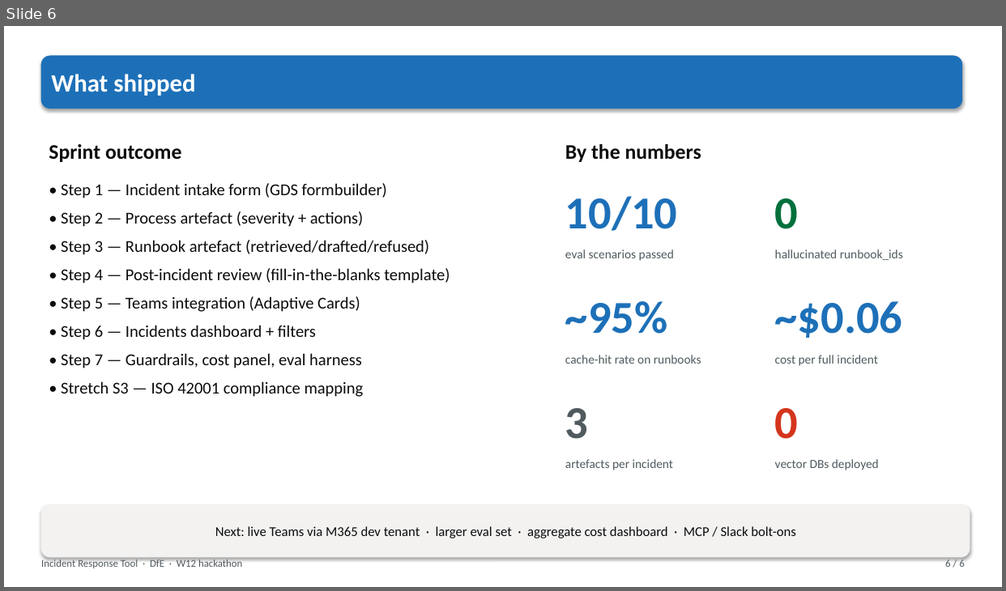
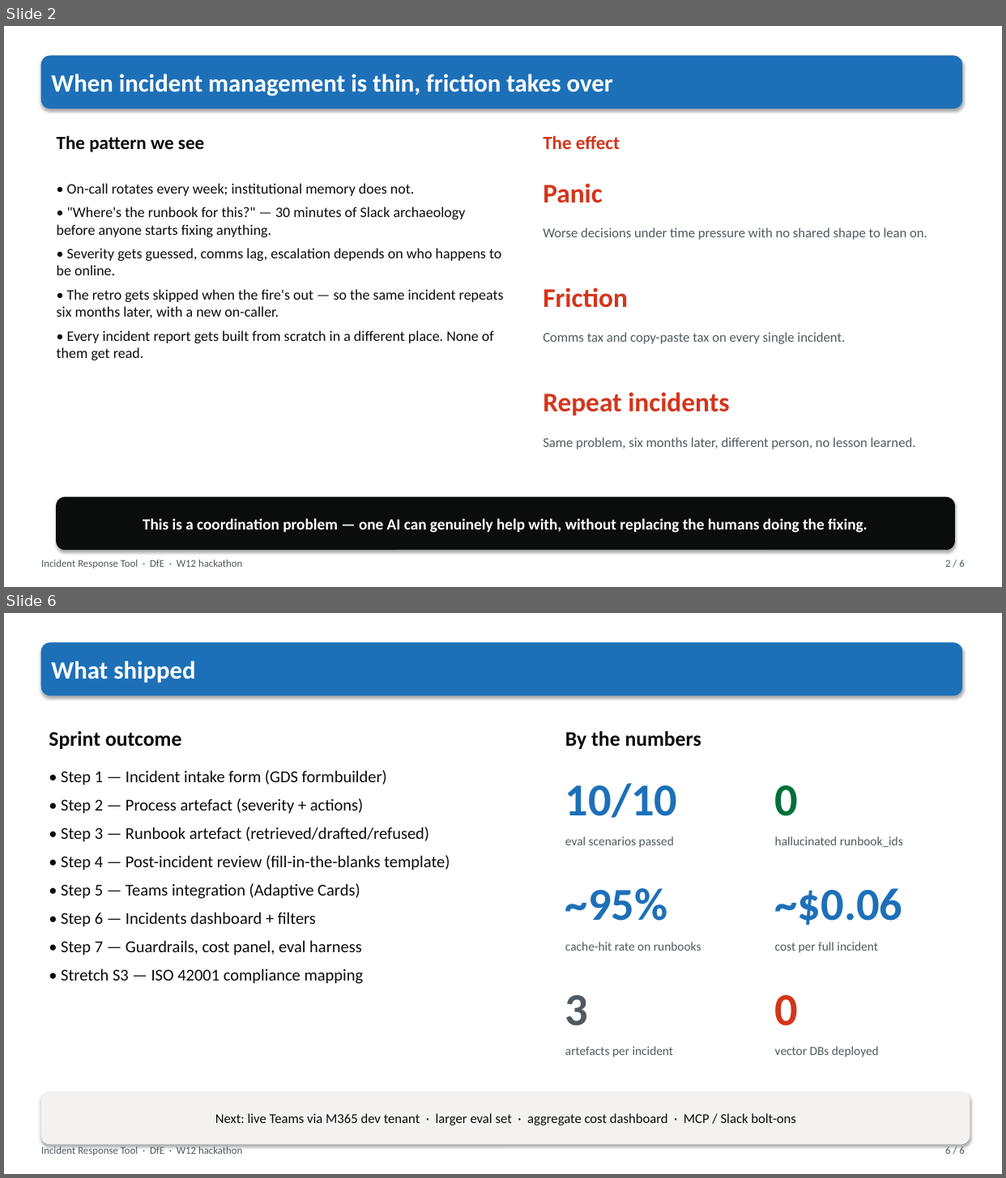
Before and after one commit to DFE-Digital/incident-response-tool, a slide deck: docs/incident-response-tool.pptx. Shown one above the other, each under a label of ours: slide 6 before the commit, slides 2 and 6 after it; the slides between them are not shown. The pictures are 1006x591 and 1006x1178 pixels, drawn with LibreOffice and Linux fonts; fonts in the diff are those of the drawing. Boxes give left, top, right and bottom in pixels: in the first picture for what was removed or moved away, otherwise in the second. Text is boxed around its words. In the diff, an @@ line names an element or a change of style, - is before the commit and + after.

```diff
--- a/docs/incident-response-tool.pptx
+++ b/docs/incident-response-tool.pptx
@@ slide 2 added at box(4, 26, 1002, 587), background #FFFFFF @@
@@ rounded rectangle added at box(41, 56, 962, 109), fill #1D70B8, outline #1D70B8 0.75 pt, 24 pt, text #FFFFFF, bold @@
+When incident management is thin, friction takes over
@@ text added at box(57, 135, 204, 152), 18 pt, text #0B0C0C, bold @@
+The pattern we see
@@ text added at box(543, 135, 620, 149), 18 pt, text #D4351C, bold @@
+The effect
@@ text added at box(57, 183, 504, 361), 14 pt, text #0B0C0C @@
+• On-call rotates every week; institutional memory does not.
+• "Where's the runbook for this?" — 30 minutes of Slack archaeology before anyone starts fixing anything.
+• Severity gets guessed, comms lag, escalation depends on who happens to be online.
+• The retro gets skipped when the fire's out — so the same incident repeats six months later, with a new on-caller.
+• Every incident report gets built from scratch in a different place. None of them get read.
@@ text added at box(543, 183, 603, 203), 26 pt, text #D4351C, bold @@
+Panic
@@ text added at box(543, 228, 927, 240), 13 pt, text #505A5F @@
+Worse decisions under time pressure with no shared shape to lean on.
@@ text added at box(543, 288, 628, 308), 26 pt, text #D4351C, bold @@
+Friction
@@ text added at box(543, 332, 845, 344), 13 pt, text #505A5F @@
+Comms tax and copy-paste tax on every single incident.
@@ text added at box(543, 392, 729, 416), 26 pt, text #D4351C, bold @@
+Repeat incidents
@@ text added at box(543, 437, 916, 450), 13 pt, text #505A5F @@
+Same problem, six months later, different person, no lesson learned.
@@ rounded rectangle added at box(57, 497, 955, 550), fill #0B0C0C, outline #0B0C0C 0.75 pt, 15 pt, text #FFFFFF, bold @@
+This is a coordination problem — one AI can genuinely help with, without replacing the humans doing the fixing.
@@ text added at box(41, 560, 242, 569), 10 pt, text #505A5F @@
+Incident Response Tool · DfE · W12 hackathon
@@ text added at box(945, 560, 964, 567), 10 pt, text #505A5F @@
+2 / 6
```
Also in this commit, not shown: 1 slide changed, 3 other slides added, 4 slides removed, 1 other file.
